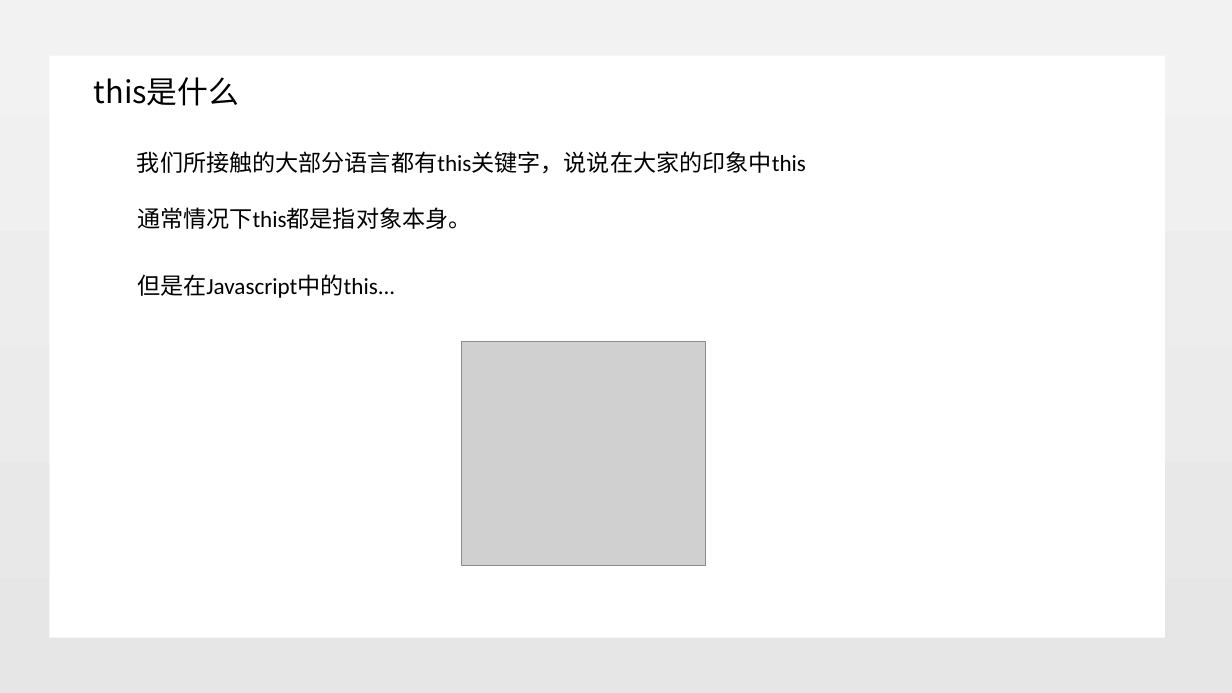
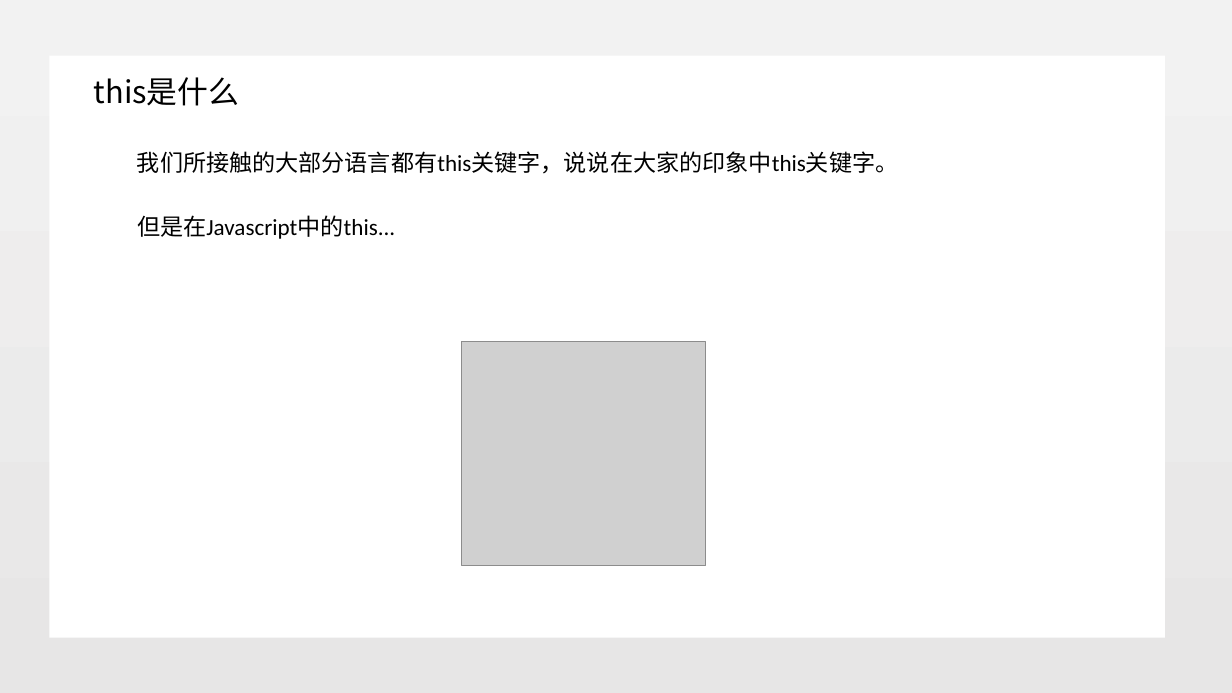
Before and after one commit to jungleguo/ReadNotes, a slide deck: slide 3 of 分享/JavaScript_this.pptx. Drawn at 1232x693 pixels with LibreOffice and Linux fonts; fonts in the diff are those of the drawing; grey boxes stand for pictures; background and template pictures are left out. Boxes give left, top, right and bottom in pixels: in the first picture for what was removed or moved away, otherwise in the second. Text is boxed around its words. In the diff, an @@ line names an element or a change of style, - is before the commit and + after.

```diff
--- a/分享/JavaScript_this.pptx
+++ b/分享/JavaScript_this.pptx
@@ text at (137,151,898,174): text changed @@
-我们所接触的大部分语言都有this关键字，说说在大家的印象中this
+我们所接触的大部分语言都有this关键字，说说在大家的印象中this关键字。
@@ text "但是在Javascript中的this...": place and size @@
-text "但是在Javascript中的this..." at (137,274,395,298)
+text "但是在Javascript中的this..." at (137,215,395,239)
@@ text removed at (137,207,471,229) @@
-通常情况下this都是指对象本身。
```
Also in this commit, not shown: 2 other slides changed, 6 slides added.
